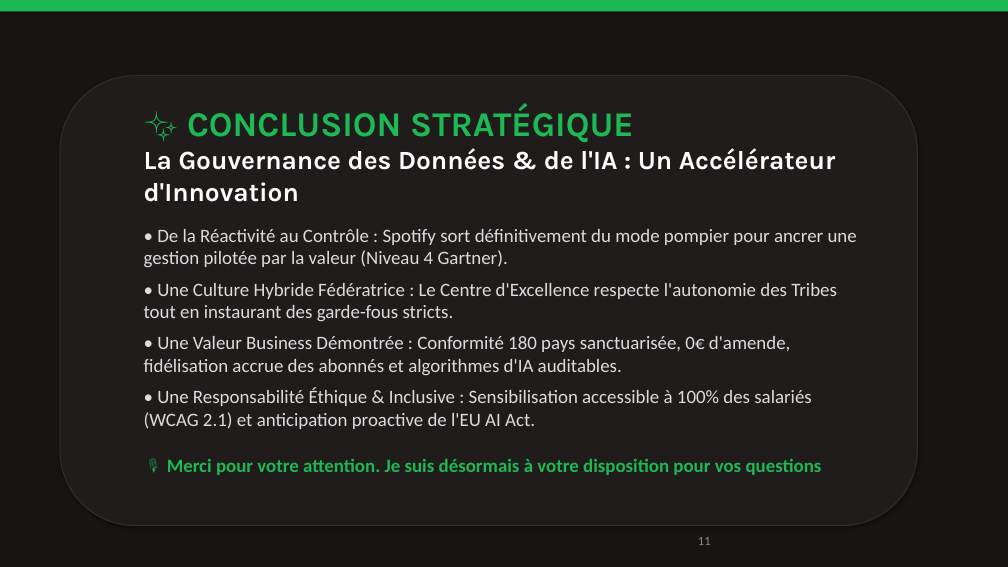
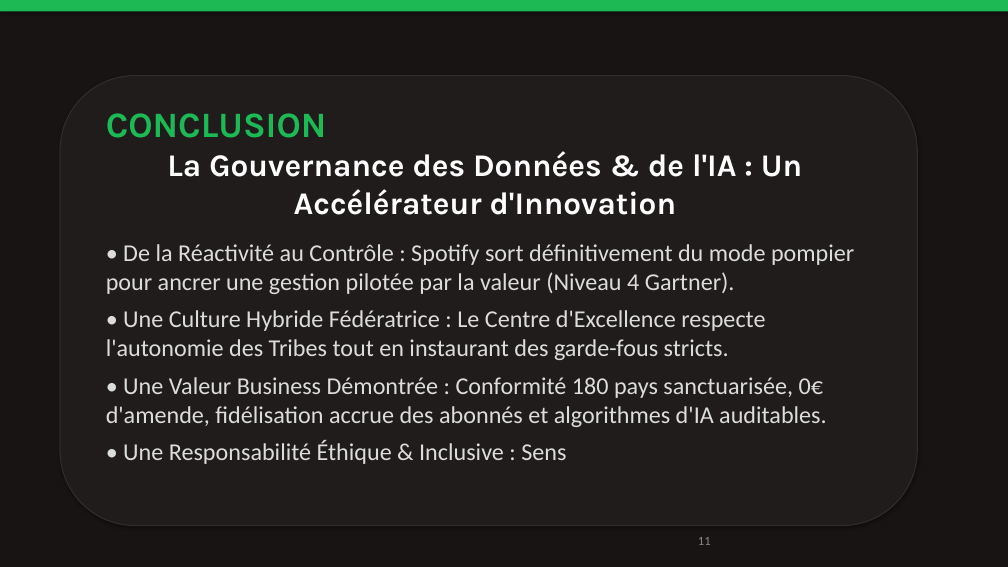
Before and after one commit to Elkristobal59/CERTIFICATION_AIA, a slide deck: slide 11 of 01_BLOC_1_GOUVERNANCE_SPOTIFY/LIVRABLES/04_Presentation_Executive_Gouvernance_Spotify.pptx. Drawn at 1008x567 pixels with LibreOffice and Linux fonts; fonts in the diff are those of the drawing. Boxes give left, top, right and bottom in pixels: in the first picture for what was removed or moved away, otherwise in the second. Text is boxed around its words. In the diff, an @@ line names an element or a change of style, - is before the commit and + after.

```diff
--- a/01_BLOC_1_GOUVERNANCE_SPOTIFY/LIVRABLES/04_Presentation_Executive_Gouvernance_Spotify.pptx
+++ b/01_BLOC_1_GOUVERNANCE_SPOTIFY/LIVRABLES/04_Presentation_Executive_Gouvernance_Spotify.pptx
@@ text "CONCLUSION": place and size @@
-text "CONCLUSION" at [144, 105, 857, 475]
+text "CONCLUSION" at [106, 113, 854, 464]
@@ text at [106, 113, 327, 138]: text changed; size 33 to 34 pt @@
-✨ CONCLUSION STRATÉGIQUE
+CONCLUSION
@@ text at [106, 151, 854, 427]: size 25 to 30 pt in "La Gouvernance des Données & de l'IA ..."; size 18 to 23 pt in "• De la Réactivité au Contrôle : ...", "• Une Culture Hybride Fédératrice : Le ...", "• Une Valeur Business Démontrée : Conformité ..."; alignment left to centre @@
@@ text at [123, 440, 566, 464]: text changed; size 18 to 23 pt @@
-• Une Responsabilité Éthique & Inclusive : Sensibilisation accessible à 100% des salariés (WCAG 2.1) et anticipation proactive de l'EU AI Act.
-🎙️ Merci pour votre attention. Je suis désormais à votre disposition pour vos questions
+• Une Responsabilité Éthique & Inclusive : Sens
```
Also in this commit, not shown: 3 other slides changed, 1 slide added, 6 other files.
